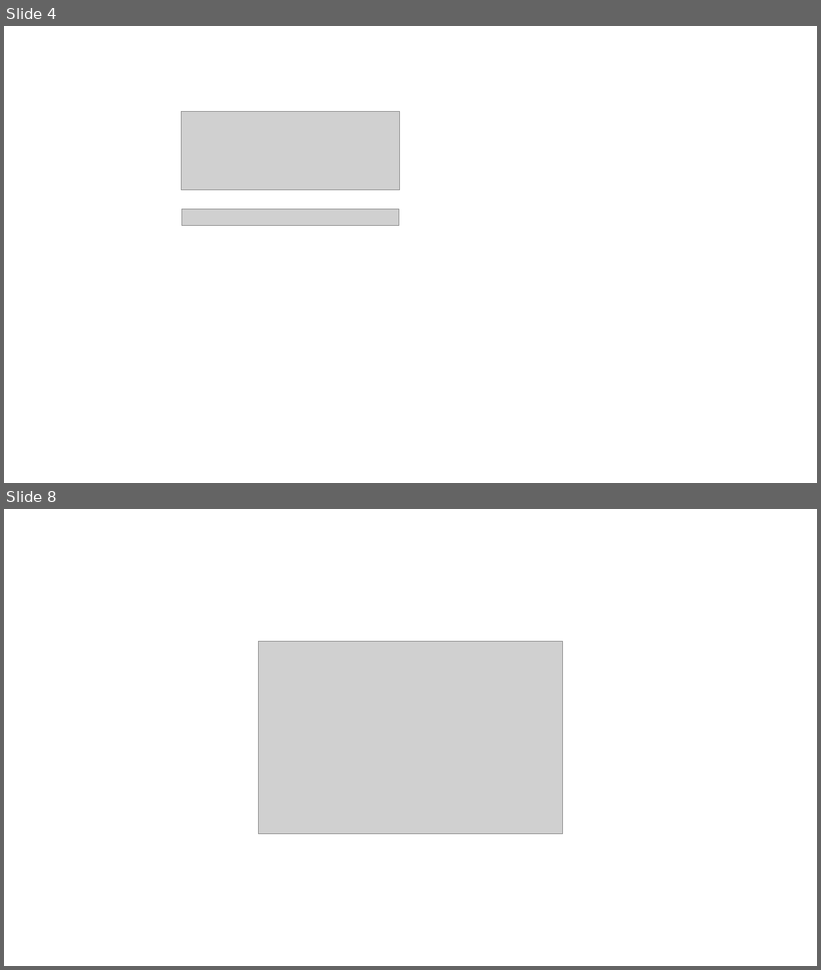
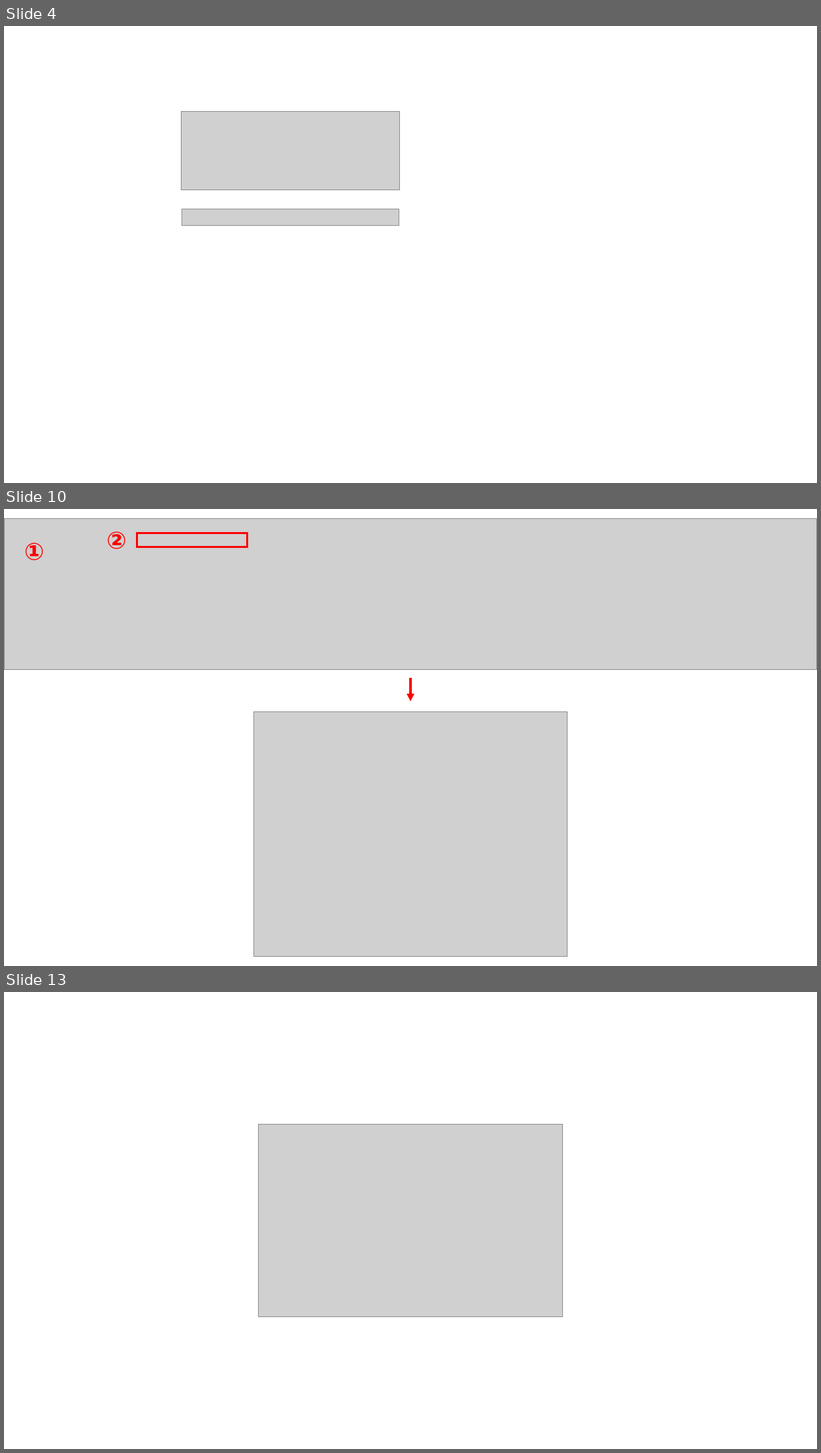
Before and after one commit to keun-hong/keun-hong.github.io, a slide deck: images/00_post_prep/ppt_230907.pptx. Shown one above the other, each under a label of ours: slides 4 and 8 before the commit, slides 4, 10 and 13 after it; the slides between them are not shown. The pictures are 821x970 and 821x1453 pixels, drawn with LibreOffice and Linux fonts; fonts in the diff are those of the drawing; grey boxes stand for pictures. Boxes give left, top, right and bottom in pixels: in the first picture for what was removed or moved away, otherwise in the second. Text is boxed around its words. In the diff, an @@ line names an element or a change of style, - is before the commit and + after.

```diff
--- a/images/00_post_prep/ppt_230907.pptx
+++ b/images/00_post_prep/ppt_230907.pptx
@@ slide 10 added at (4,509,817,966), background #FFFFFF @@
@@ picture added at (4,519,817,669) @@
@@ text added at (24,543,44,560), 28 pt, text #FF0000, bold @@
+①
@@ text added at (106,531,126,549), 28 pt, text #FF0000, bold @@
+②
@@ rectangle added at (137,533,248,547), outline #FF0000 2.25 pt @@
@@ arrow added from (411, 678) to (411, 702), #FF0000 3 pt @@
@@ picture added at (254,712,568,956) @@
@@ what was slide 8 is now slide 13 @@
```
Also in this commit, not shown: 1 slide changed, 6 other slides added, 2 slides removed, 16 other files.
